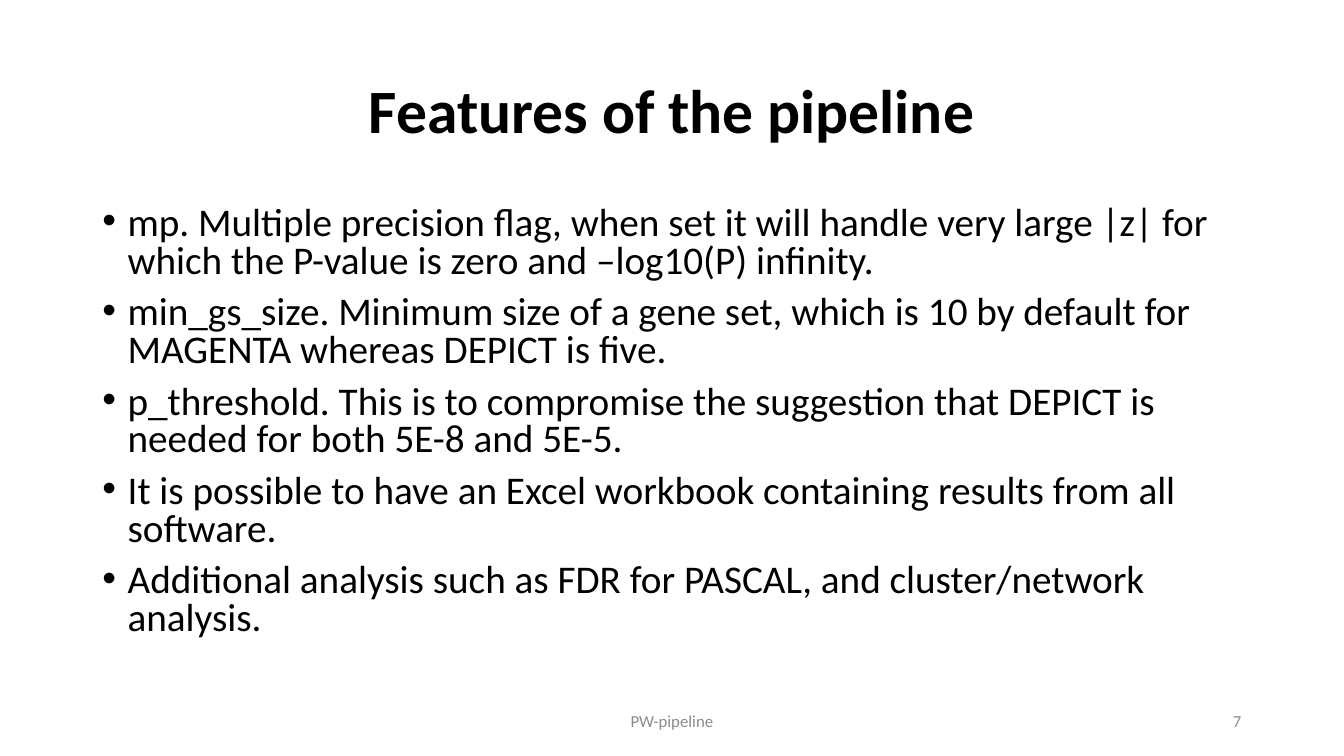
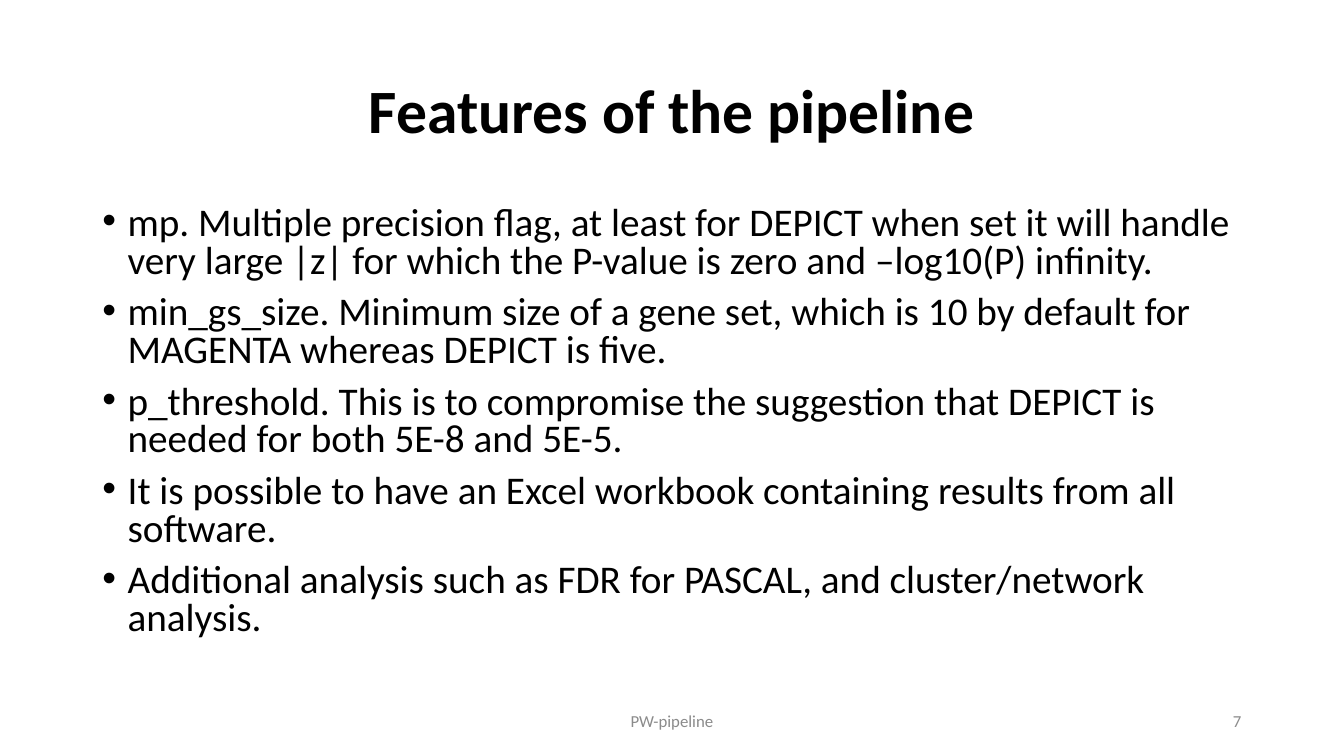
Before and after one commit to jinghuazhao/PW-pipeline, a slide deck: slide 7 of README.pptx. Drawn at 1344x756 pixels with LibreOffice and Linux fonts; fonts in the diff are those of the drawing. Boxes give left, top, right and bottom in pixels: in the first picture for what was removed or moved away, otherwise in the second. Text is boxed around its words. In the diff, an @@ line names an element or a change of style, - is before the commit and + after.

```diff
--- a/README.pptx
+++ b/README.pptx
@@ text at (128, 208, 1229, 281): text changed @@
-• mp. Multiple precision flag, when set it will handle very large |z| for which the P-value is zero and –log10(P) infinity.
+• mp. Multiple precision flag, at least for DEPICT when set it will handle very large |z| for which the P-value is zero and –log10(P) infinity.
```
Also in this commit, not shown: 1 other slide changed.
